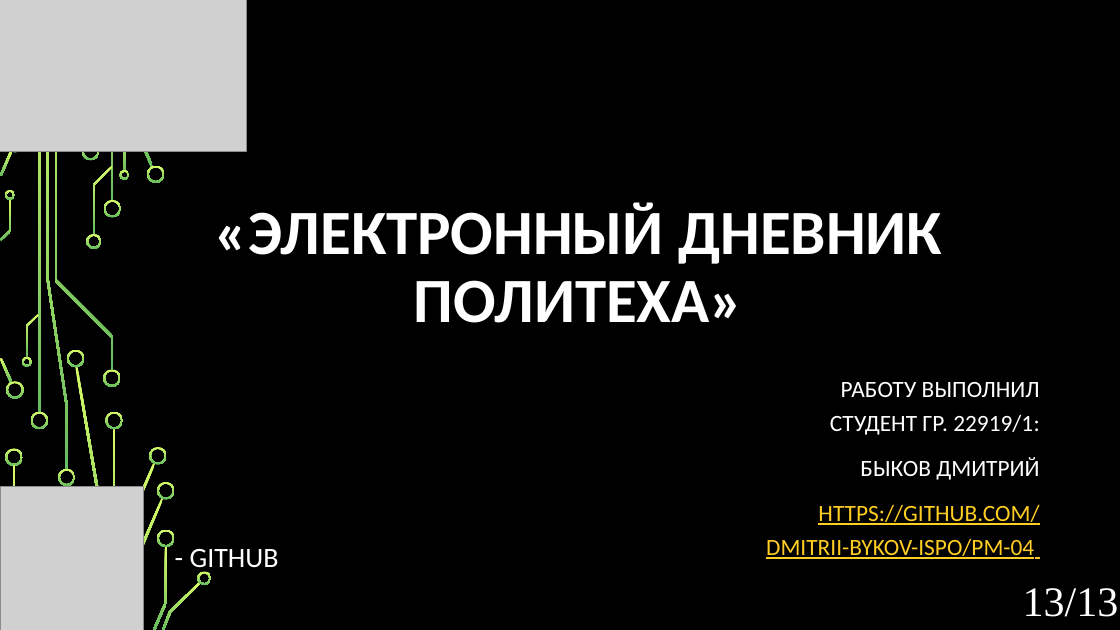
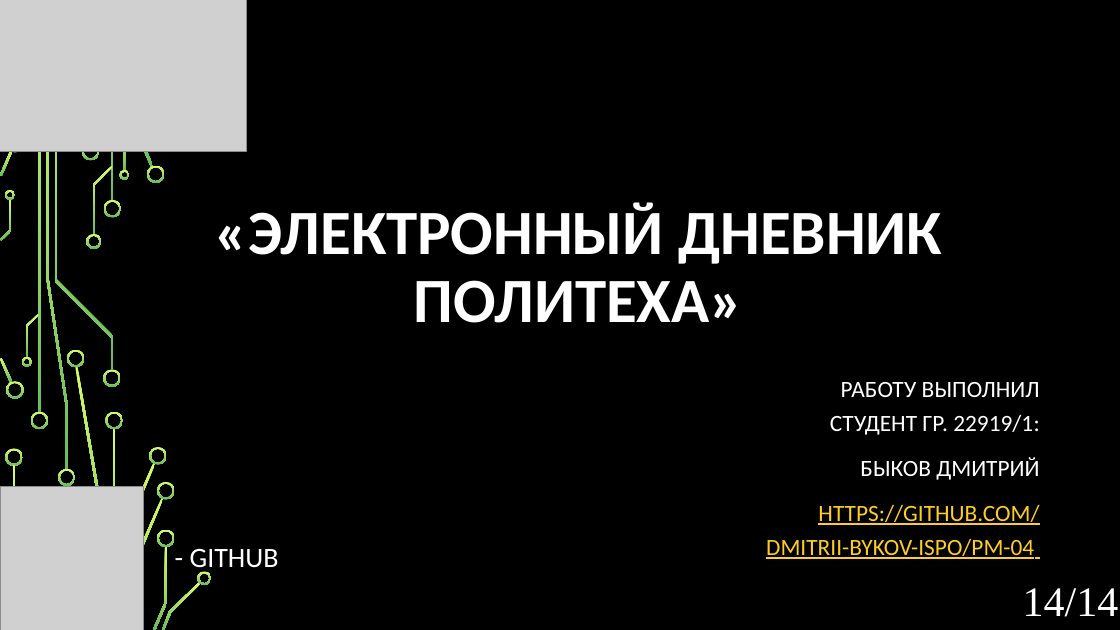
Before and after one commit to Dmitrii-Bykov-ISPO/PM-04, a slide deck: slide 14 of PM-04-main/documents/MDK.pptx (slide 13 before the commit). Drawn at 1120x630 pixels with LibreOffice and Linux fonts; fonts in the diff are those of the drawing; grey boxes stand for pictures; background and template pictures are left out. Boxes give left, top, right and bottom in pixels: in the first picture for what was removed or moved away, otherwise in the second. Text is boxed around its words. In the diff, an @@ line names an element or a change of style, - is before the commit and + after.

```diff
--- a/PM-04-main/documents/MDK.pptx
+++ b/PM-04-main/documents/MDK.pptx
@@ text at bbox=[1023, 588, 1119, 617]: text changed @@
-13/13
+14/14
```
Also in this commit, not shown: 11 other slides changed, 1 slide added.
